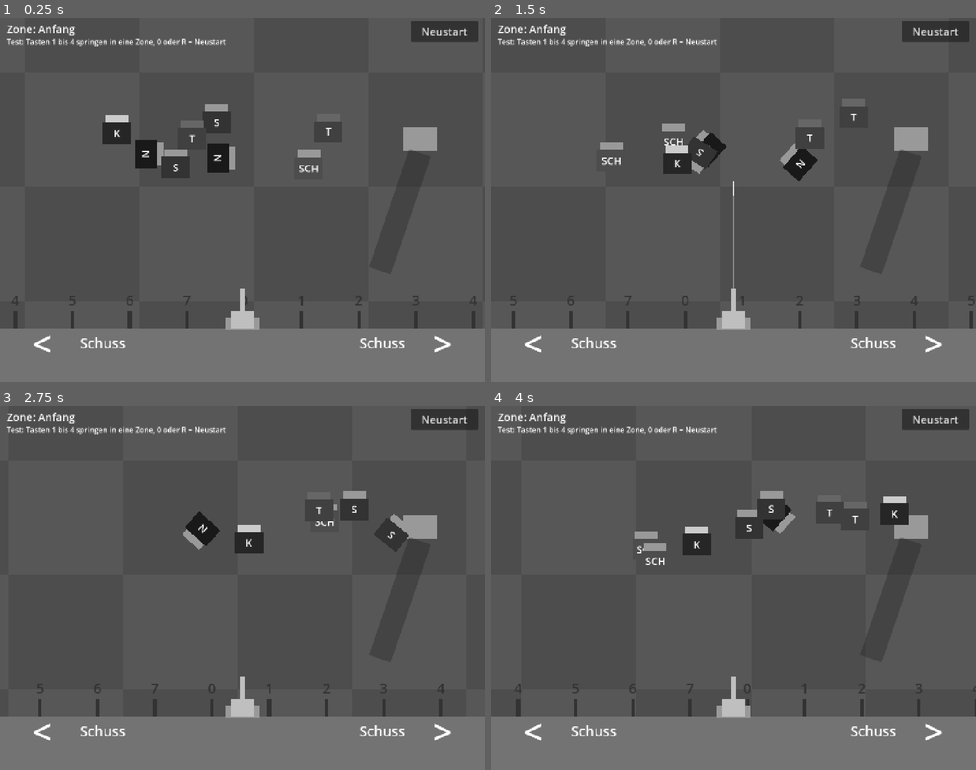
Above: before the commit, frames 1-4 (two rows, left to right).
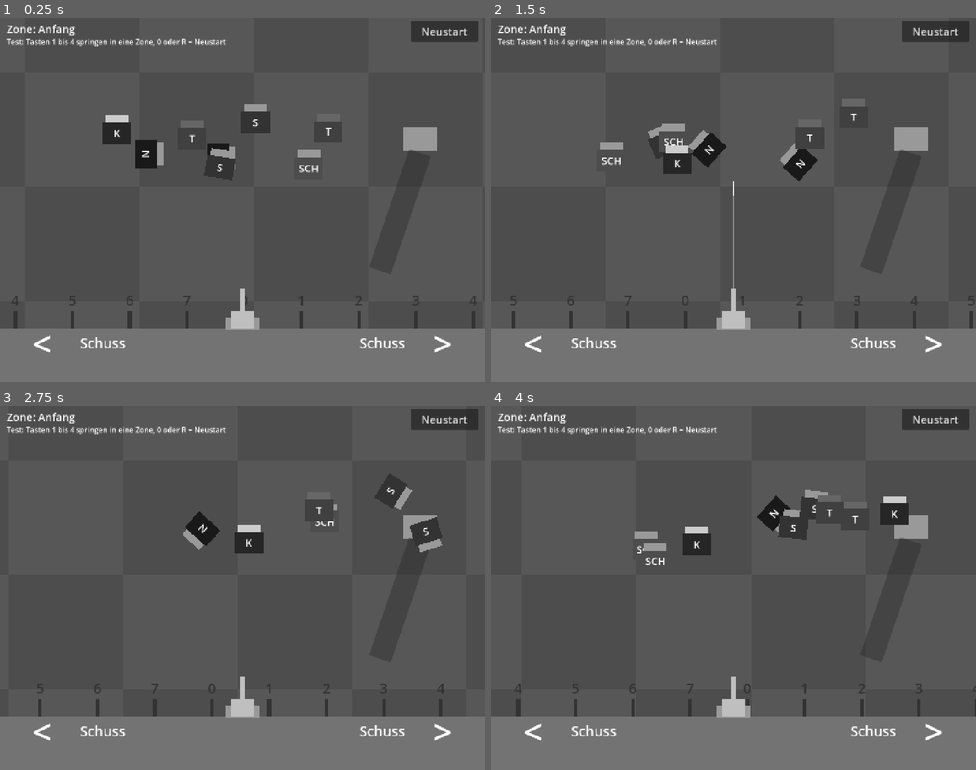
Above: after the commit, the same moments.

Repository: Philipp-Mallmann/fliegen-sind-aliens
Game: Godot game, scene res://szenen/spiel.tscn
Same seed, same stepped clock (60 frames per second), same inputs: the game is played once before the commit and once after it.
Inputs:
- Up to frame 1 (0.25 s): no input
- Up to frame 2 (1.5 s): tap Enter at 0.5 s; hold D (rechts) 0.53-1.28 s; tap R (neustart) at 0.6 s; hold A (links) from 1.28 s (still down); tap Space (schiessen) at 1.35 s
- Up to frame 3 (2.75 s): release A (links) at 2.03 s; hold D (rechts) from 2.03 s (still down); tap 0 at 2.1 s
- Up to frame 4 (4 s): tap 1 at 2.85 s; release D (rechts) at 3.53 s; hold A (links) from 3.53 s (still down); tap R (neustart) at 3.6 s

The runs differ from the first frame. In frame 1, 1.7% of the frame differs, in the area x 33-56%, y 23-45%; in frame 2, 0.5%; in frame 3, 1.7%; in frame 4, 1.5%.

Commit message:
Spass-Test 15: schnelle Fliege auf dem geraden Stueck doppelt so schnell
Co-Authored-By: Claude Fable 5.2 <noreply@anthropic.com>

Diff:
--- a/skripte/fliege_schnell.gd
+++ b/skripte/fliege_schnell.gd
@@ -1,11 +1,13 @@
 extends "res://skripte/fliege.gd"
 
-# Die schnelle Fliege: fliegt gerade und immer gleich schnell. Am Ende ihrer Strecke wendet sie in einer Schleife.
+# Die schnelle Fliege: fliegt gerade und sehr schnell. Am Ende ihrer Strecke wendet sie in einer Schleife, dort mit ihrem einfachen Tempo.
 
 # Wie weit die Fliege von ihrer Mitte nach links und nach rechts fliegt, bevor sie wendet, in Pixeln.
 @export var strecke: float = 300.0
 # Wie eng die Schleife ist: der Radius des Kreises, in Pixeln.
 @export var schleife: float = 60.0
+# Wie viel schneller sie auf dem geraden Stueck fliegt als in der Schleife. 2 heisst: doppelt so schnell.
+@export var faktor_gerade: float = 2.0
 
 # Wie weit sie in der Schleife insgesamt lenkt, im Bogenmass:
 # erst ein Sechstel Kreis nach oben, dann fuenf Sechstel Kreis nach unten herum, dann wieder ein Sechstel nach oben.
@@ -26,14 +28,15 @@
 
 
 func fliegen(delta: float) -> void:
-	position += Vector2.from_angle(winkel) * tempo * delta
 	if not wendet:
+		position += Vector2.from_angle(winkel) * tempo * faktor_gerade * delta
 		var rechts_draussen: bool = richtung > 0.0 and position.x > mitte_x + strecke
 		var links_draussen: bool = richtung < 0.0 and position.x < mitte_x - strecke
 		if rechts_draussen or links_draussen:
 			wendet = true
 			gelenkt = 0.0
 		return
+	position += Vector2.from_angle(winkel) * tempo * delta
 	var schritt: float = tempo / schleife * delta
 	gelenkt += schritt
 	if gelenkt < ERSTES_STUECK or gelenkt > TAU:
Not shown, changed: ERKLAERUNG.md
